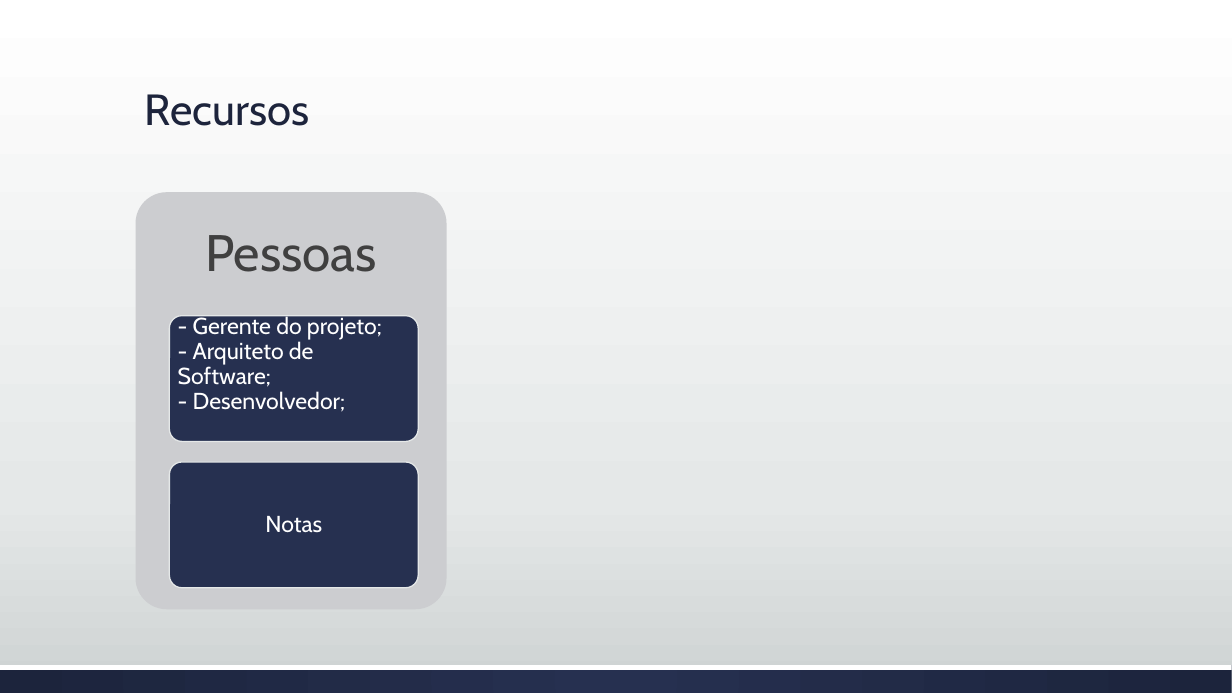
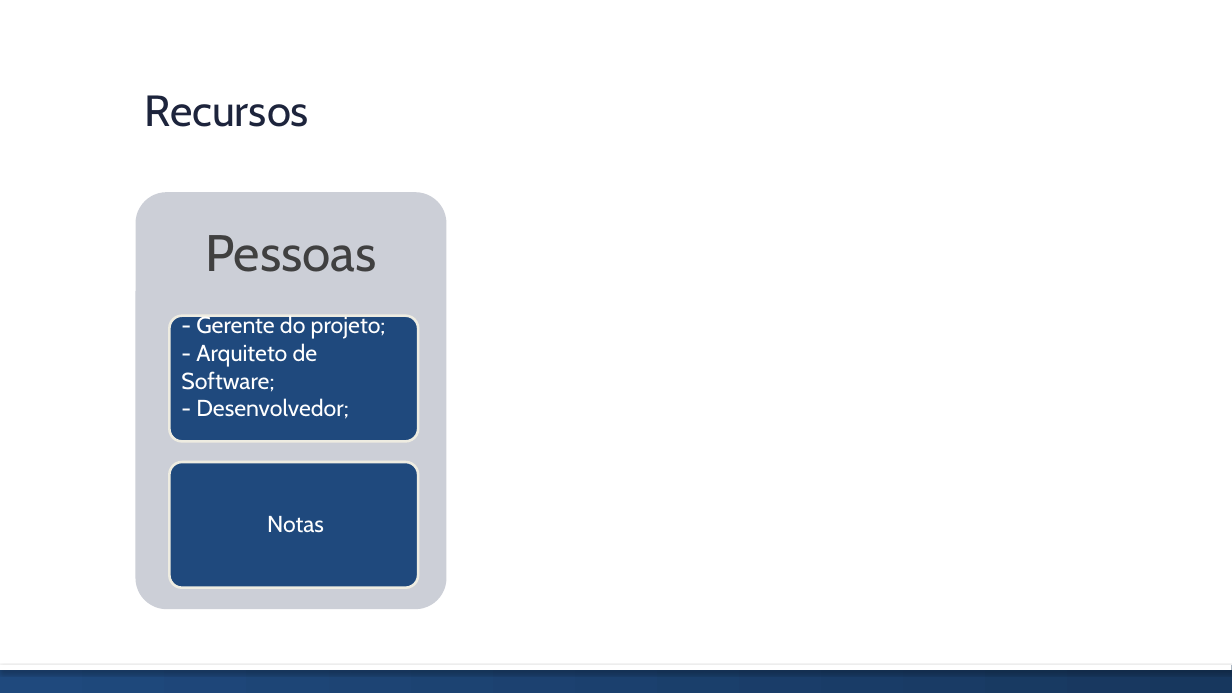
Before and after one commit to brunoedu/gestaoprojetos, a slide deck: slide 9 of Apresentação do projeto FINAL.pptx. Drawn at 1232x693 pixels with LibreOffice and Linux fonts; fonts in the diff are those of the drawing. Boxes give left, top, right and bottom in pixels: in the first picture for what was removed or moved away, otherwise in the second. Text is boxed around its words. In the diff, an @@ line names an element or a change of style, - is before the commit and + after.

```diff
--- a/Apresentação do projeto FINAL.pptx
+++ b/Apresentação do projeto FINAL.pptx
@@ background gradient #FFFFFF to #E5E8E8 to #CDD2D2 to #FFFFFF @@
@@ rounded rectangle "Pessoas": place and size @@
-rounded rectangle "Pessoas" at <box>205,235,376,272</box>
+rounded rectangle "Pessoas" at <box>136,192,447,609</box>
@@ rounded rectangle "Pessoas" at <box>136,192,447,609</box>: less space between paragraphs; fill none to #CDD0D7 @@
@@ rounded rectangle removed at <box>136,192,447,609</box> @@
@@ rounded rectangle "- Gerente do projeto;": place and size @@
-rounded rectangle "- Gerente do projeto;" at <box>178,314,382,412</box>
+rounded rectangle "- Gerente do projeto;" at <box>169,316,418,442</box>
@@ rounded rectangle "- Gerente do projeto;" at <box>169,316,418,442</box>: fill none to #1F497D; outline none to #EEECE1 2 pt @@
@@ rounded rectangle removed at <box>169,316,418,442</box> @@
@@ text in rounded rectangle at <box>181,313,386,419</box>: text changed @@
-- Gerente do projeto;
-- Arquiteto de Software;
-- Desenvolvedor;
+- Gerente do projeto;
+- Arquiteto de Software;
+- Desenvolvedor;
@@ rounded rectangle "Notas": place and size @@
-rounded rectangle "Notas" at <box>265,516,322,533</box>
+rounded rectangle "Notas" at <box>169,462,418,588</box>
@@ rounded rectangle "Notas" at <box>169,462,418,588</box>: less space between paragraphs; fill none to #1F497D; outline none to #EEECE1 2 pt @@
@@ rounded rectangle removed at <box>169,462,418,588</box> @@
@@ rectangle at <box>0,665,1232,670</box>: shadow on @@
@@ rectangle at <box>0,665,1232,693</box>: fill gradient #263050 to #1D243C to gradient #1F497D to #17375E @@
```
Also in this commit, not shown: 14 other slides changed, 1 slide added, 1 slide removed.
